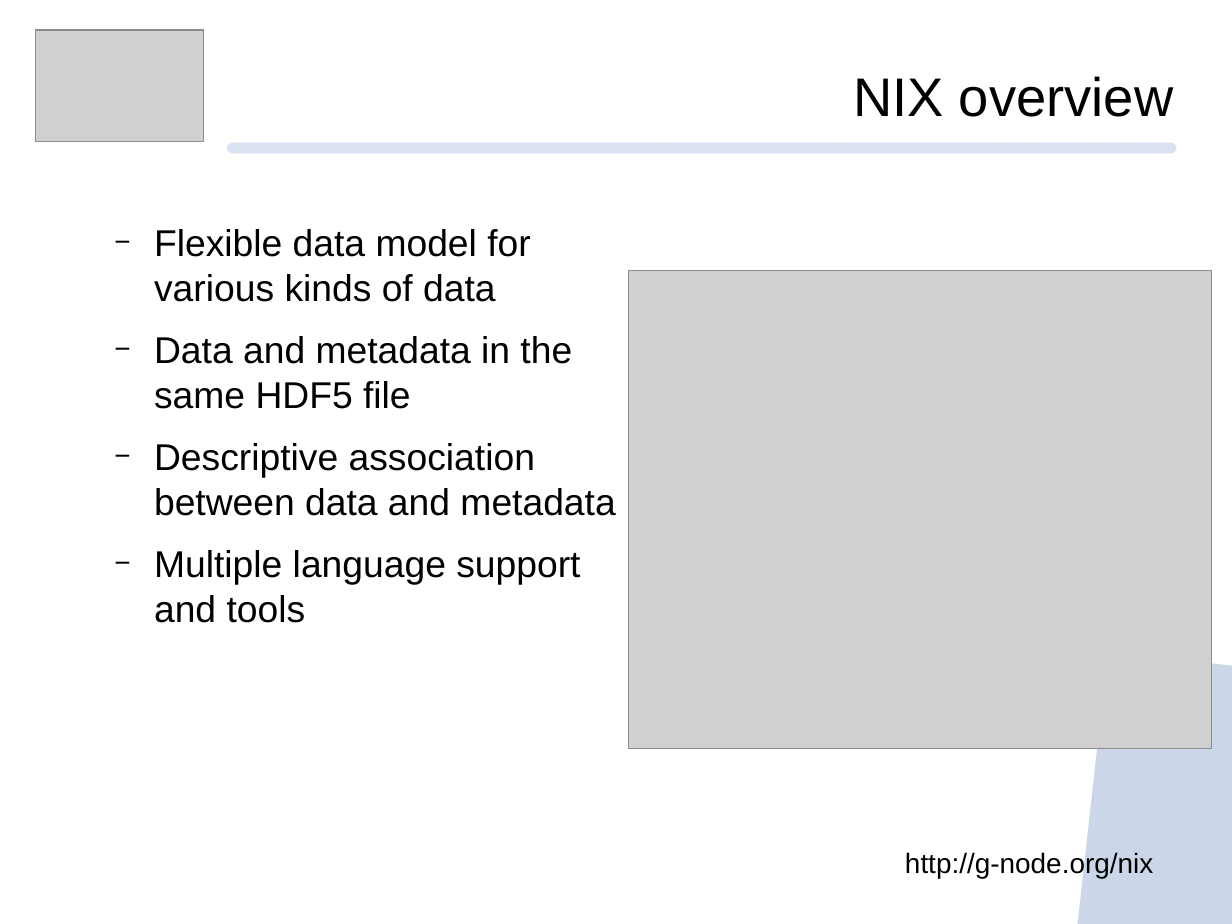
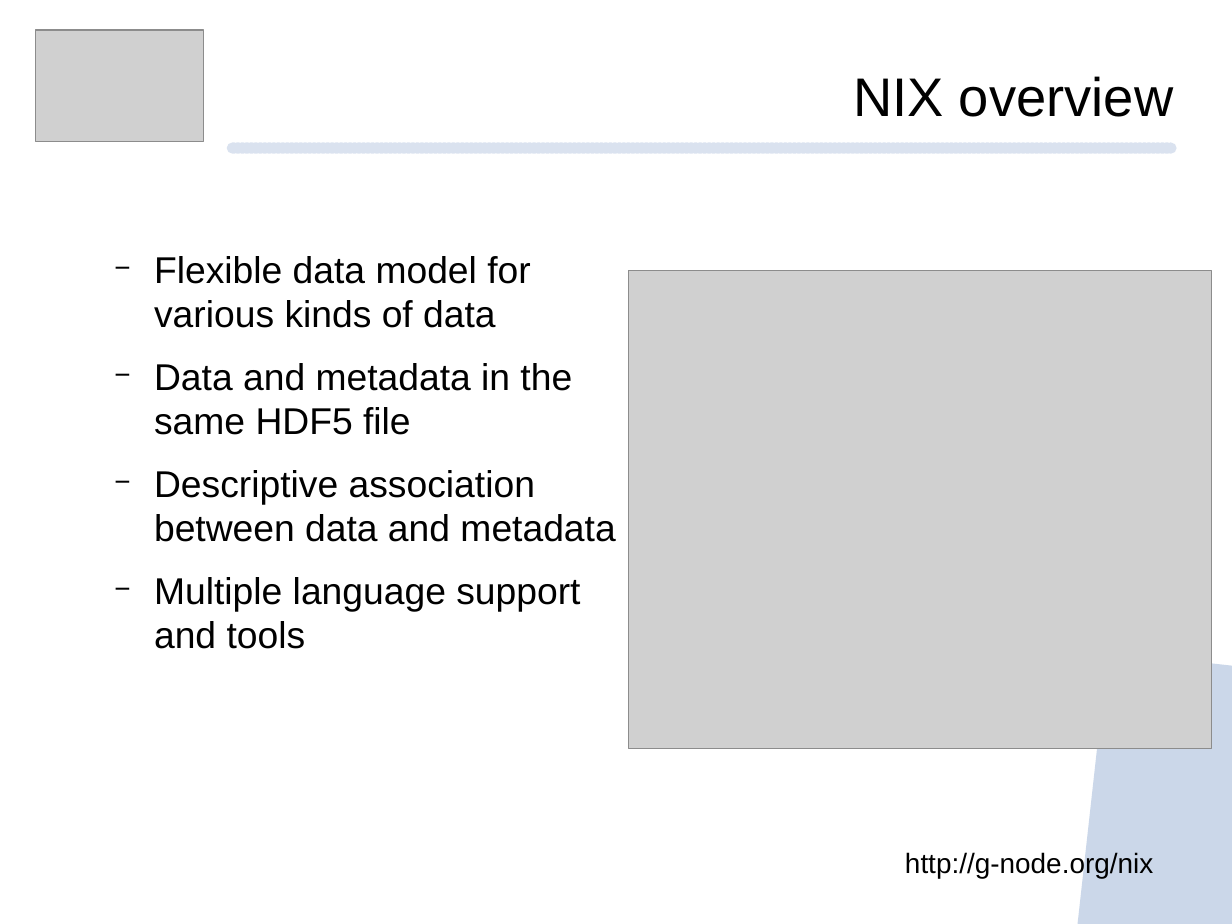
Before and after one commit to mpsonntag/prespost, a slide deck: slide 8 of 202009_BCCN_online/202009_BCCN_Online_conference.odp. Drawn at 1232x924 pixels with LibreOffice and Linux fonts; fonts in the diff are those of the drawing; grey boxes stand for pictures; background and template pictures are left out. Boxes give left, top, right and bottom in pixels: in the first picture for what was removed or moved away, otherwise in the second. Text is boxed around its words. In the diff, an @@ line names an element or a change of style, - is before the commit and + after.

```diff
--- a/202009_BCCN_online/202009_BCCN_Online_conference.odp
+++ b/202009_BCCN_online/202009_BCCN_Online_conference.odp
@@ text "Flexible data model for various ...": place and size @@
-text "Flexible data model for various ..." at (154, 229, 615, 623)
+text "Flexible data model for various ..." at (154, 256, 615, 649)
```
Also in this commit, not shown: 4 other slides changed.
